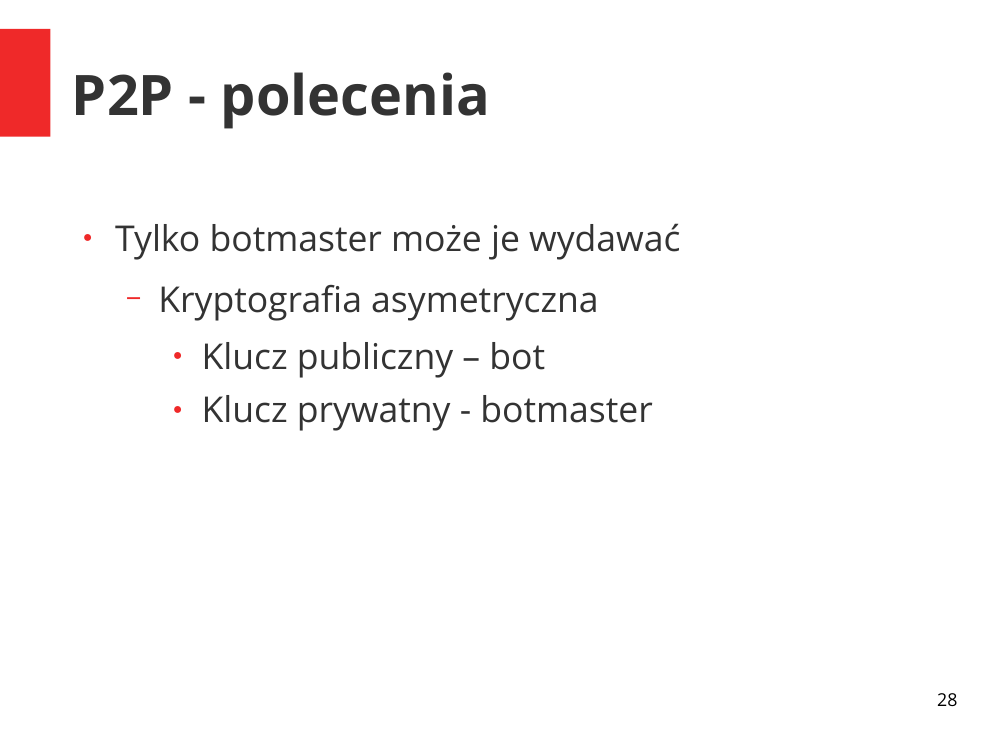
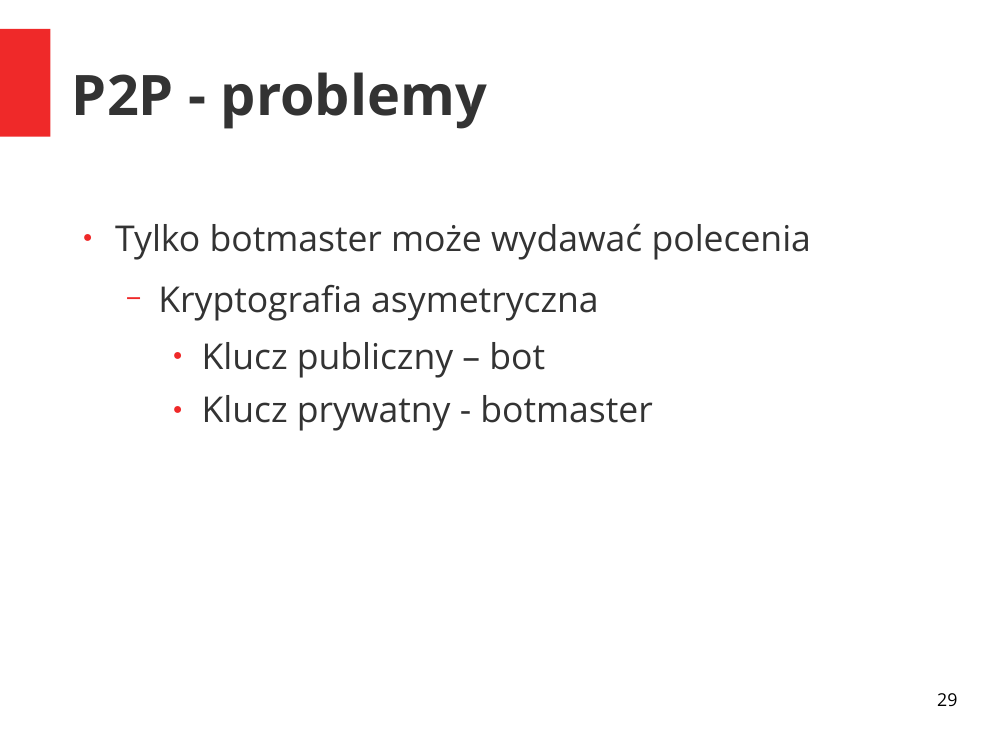
Before and after one commit to grzegorznowacki/Botnets, a slide deck: slide 29 of prezentacja.odp (slide 28 before the commit). Drawn at 1008x756 pixels with LibreOffice and Linux fonts; fonts in the diff are those of the drawing. Boxes give left, top, right and bottom in pixels: in the first picture for what was removed or moved away, otherwise in the second. Text is boxed around its words. In the diff, an @@ line names an element or a change of style, - is before the commit and + after.

```diff
--- a/prezentacja.odp
+++ b/prezentacja.odp
@@ title at bbox=[72, 72, 487, 129]: text changed @@
-P2P - polecenia
+P2P - problemy
@@ text at bbox=[115, 223, 811, 260]: text changed @@
-● Tylko botmaster może je wydawać
+● Tylko botmaster może wydawać polecenia
@@ page number at bbox=[937, 693, 957, 706]: text changed @@
-28
+29
```
Also in this commit, not shown: 8 other slides changed, 2 slides removed.
